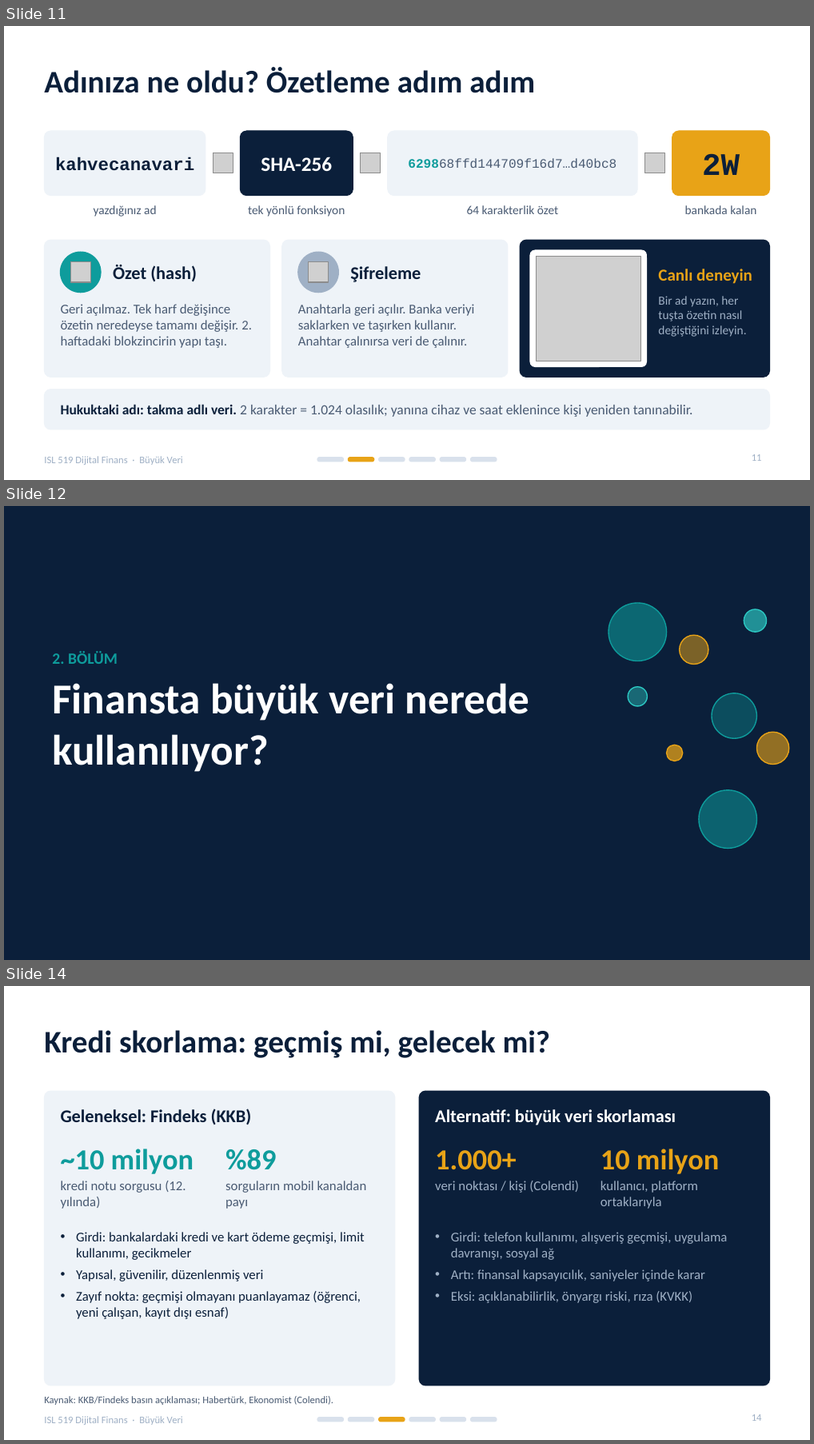
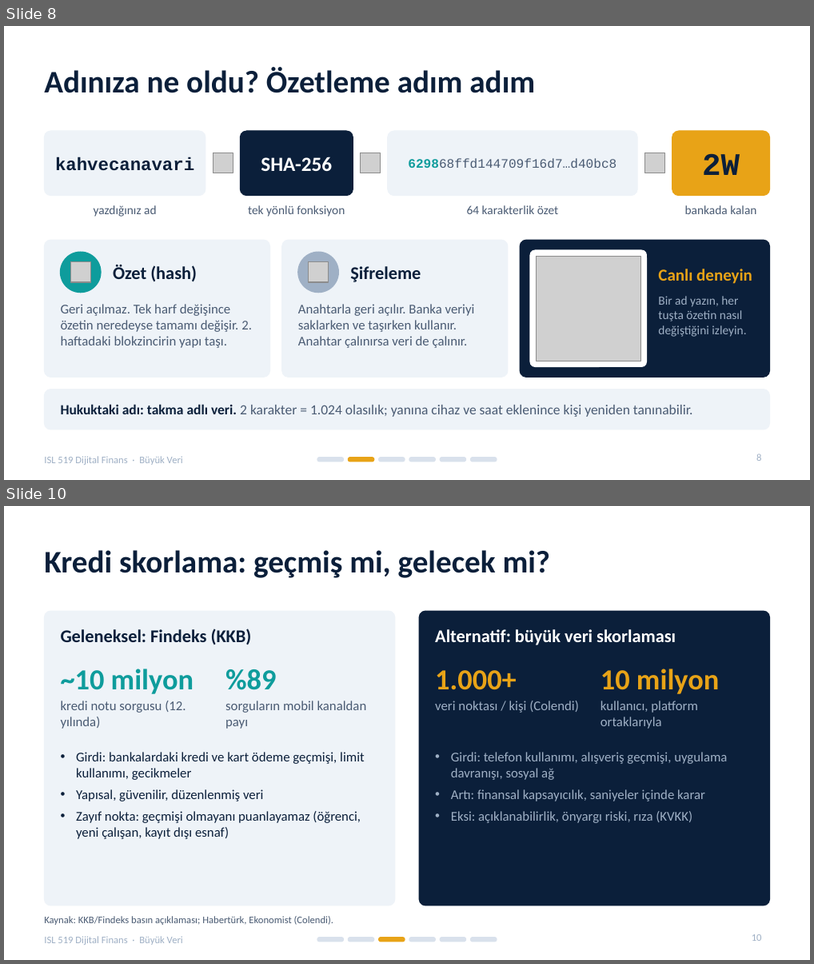
Before and after one commit to Batuhandac/batu, a slide deck: sunum/Buyuk_Veri_Sunum.pptx. Shown one above the other, each under a label of ours: slides 11, 12 and 14 before the commit, slides 8 and 10 after it; the slides between them are not shown. The pictures are 814x1444 and 814x964 pixels, drawn with LibreOffice and Linux fonts; fonts in the diff are those of the drawing; grey boxes stand for pictures. Boxes give left, top, right and bottom in pixels: in the first picture for what was removed or moved away, otherwise in the second. Text is boxed around its words. In the diff, an @@ line names an element or a change of style, - is before the commit and + after.

```diff
--- a/sunum/Buyuk_Veri_Sunum.pptx
+++ b/sunum/Buyuk_Veri_Sunum.pptx
@@ slide 12 removed at bbox=[4, 506, 810, 960], background #0B1F3A @@
@@ ellipse removed at bbox=[609, 603, 667, 661] @@
@@ ellipse removed at bbox=[744, 609, 767, 632] @@
@@ ellipse removed at bbox=[680, 635, 709, 664] @@
@@ text removed at bbox=[52, 651, 118, 664] @@
-2. BÖLÜM
@@ title removed at bbox=[52, 683, 530, 772] @@
-Finansta büyük veri nerede kullanılıyor?
@@ ellipse removed at bbox=[628, 687, 647, 706] @@
@@ ellipse removed at bbox=[712, 693, 757, 738] @@
@@ ellipse removed at bbox=[667, 744, 683, 761] @@
@@ ellipse removed at bbox=[757, 732, 790, 764] @@
@@ ellipse removed at bbox=[699, 790, 757, 848] @@
@@ what was slide 11 is now slide 8 @@
@@ page number at bbox=[757, 453, 762, 460]: text changed @@
-11
+8
@@ what was slide 14 is now slide 10 @@
@@ page number at bbox=[752, 934, 762, 940]: text changed @@
-14
+10
```
Also in this commit, not shown: 6 slides changed, 11 other slides removed, 5 other files.
